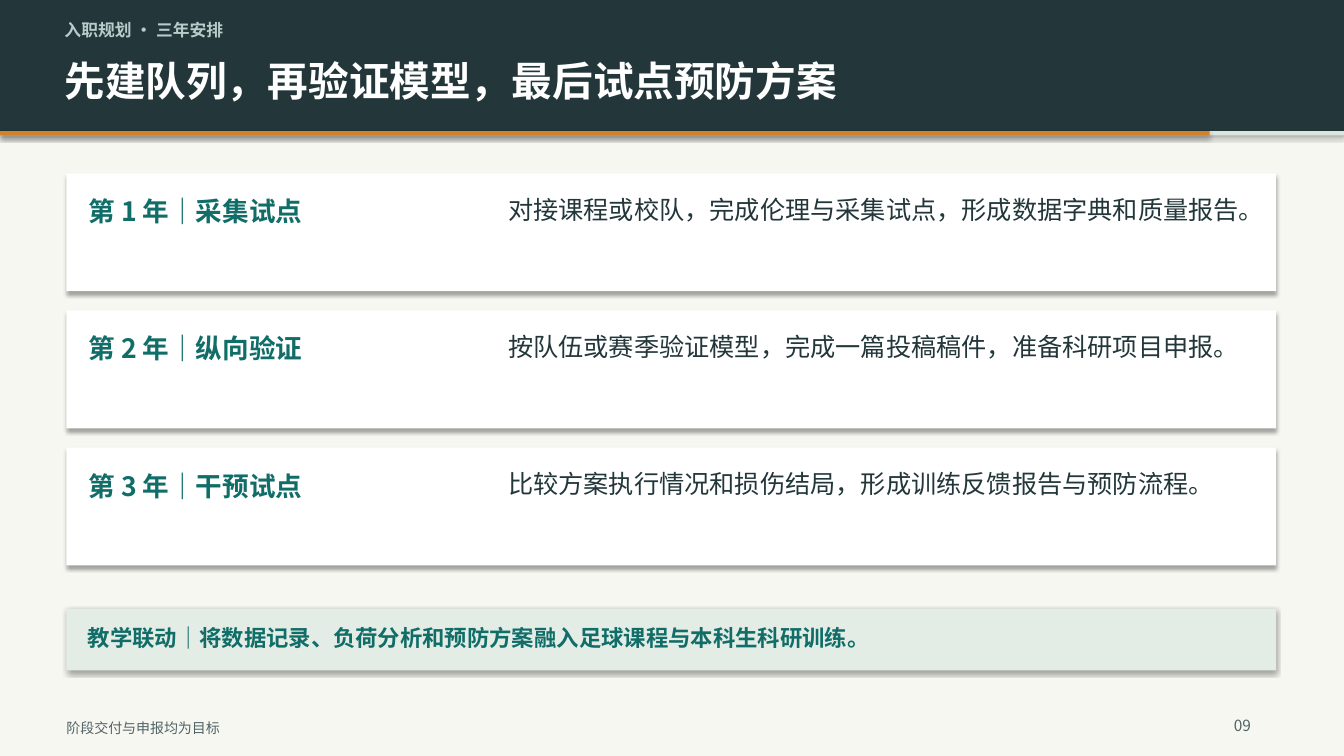
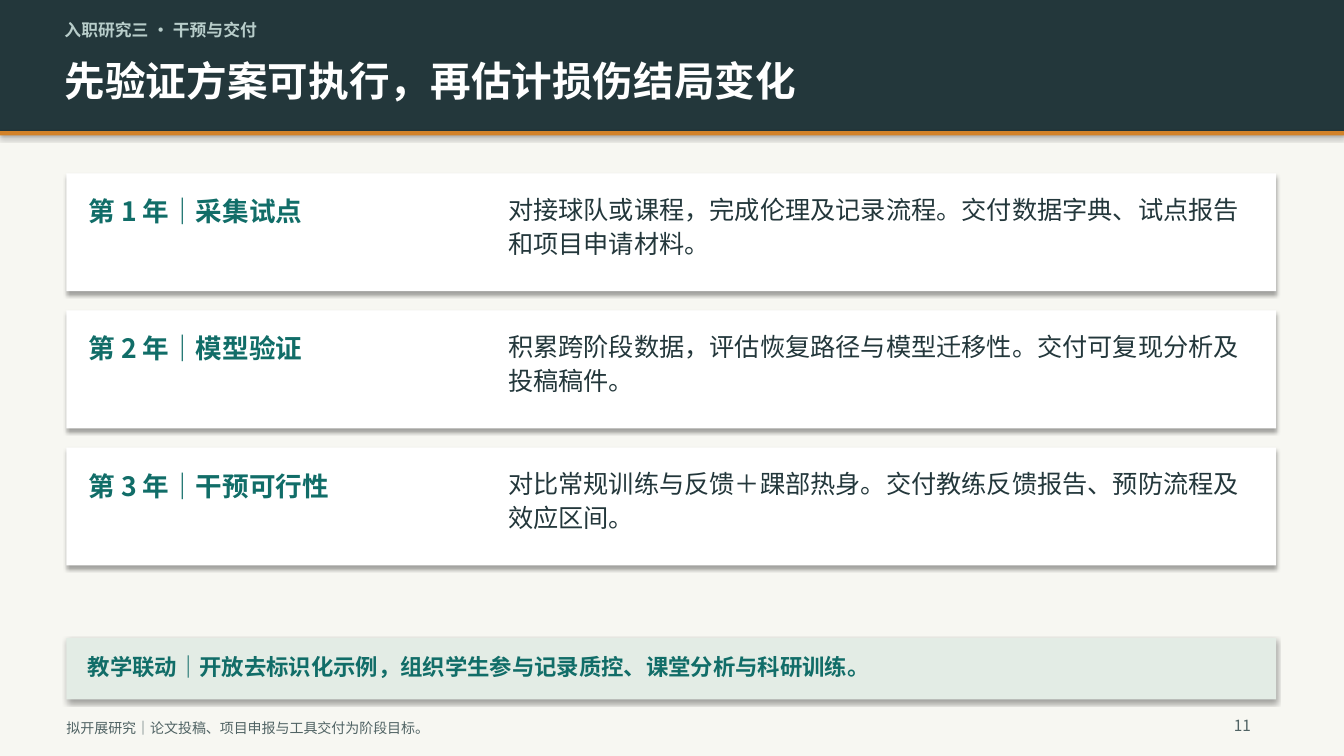
Before and after one commit to TaoXyjammy/DoctorLecture, a slide deck: slide 11 of 谢淘-高校面试科研汇报.pptx (slide 9 before the commit). Drawn at 1344x756 pixels with LibreOffice and Linux fonts; fonts in the diff are those of the drawing. Boxes give left, top, right and bottom in pixels: in the first picture for what was removed or moved away, otherwise in the second. Text is boxed around its words. In the diff, an @@ line names an element or a change of style, - is before the commit and + after.

```diff
--- a/谢淘-高校面试科研汇报.pptx
+++ b/谢淘-高校面试科研汇报.pptx
@@ text at (x1=64, y1=21, x2=257, y2=38): text changed @@
-入职规划 · 三年安排
+入职研究三 · 干预与交付
@@ text at (x1=64, y1=61, x2=795, y2=102): text changed @@
-先建队列，再验证模型，最后试点预防方案
+先验证方案可执行，再估计损伤结局变化
@@ rectangle resized from (x1=0, y1=131, x2=1210, y2=135) to (x1=0, y1=131, x2=1344, y2=135) @@
@@ rectangle removed at (x1=0, y1=131, x2=1344, y2=135) @@
@@ text at (x1=508, y1=197, x2=1239, y2=255): text changed @@
-对接课程或校队，完成伦理与采集试点，形成数据字典和质量报告。
+对接球队或课程，完成伦理及记录流程。交付数据字典、试点报告和项目申请材料。
@@ text at (x1=89, y1=334, x2=302, y2=362): text changed @@
-第 2 年｜纵向验证
+第 2 年｜模型验证
@@ text at (x1=508, y1=334, x2=1239, y2=392): text changed @@
-按队伍或赛季验证模型，完成一篇投稿稿件，准备科研项目申报。
+积累跨阶段数据，评估恢复路径与模型迁移性。交付可复现分析及投稿稿件。
@@ text at (x1=89, y1=472, x2=329, y2=500): text changed @@
-第 3 年｜干预试点
+第 3 年｜干预可行性
@@ text at (x1=508, y1=471, x2=1239, y2=529): text changed @@
-比较方案执行情况和损伤结局，形成训练反馈报告与预防流程。
+对比常规训练与反馈＋踝部热身。交付教练反馈报告、预防流程及效应区间。
@@ rectangle moved from (x1=67, y1=609, x2=1276, y2=670) to (x1=67, y1=638, x2=1276, y2=700) @@
@@ text at (x1=88, y1=655, x2=870, y2=678): text changed @@
-教学联动｜将数据记录、负荷分析和预防方案融入足球课程与本科生科研训练。
+教学联动｜开放去标识化示例，组织学生参与记录质控、课堂分析与科研训练。
@@ text at (x1=1234, y1=719, x2=1251, y2=731): text changed @@
-09
+11
@@ text at (x1=66, y1=721, x2=429, y2=734): text changed @@
-阶段交付与申报均为目标
+拟开展研究｜论文投稿、项目申报与工具交付为阶段目标。
```
Also in this commit, not shown: 6 other slides changed, 10 slides added, 4 slides removed.
